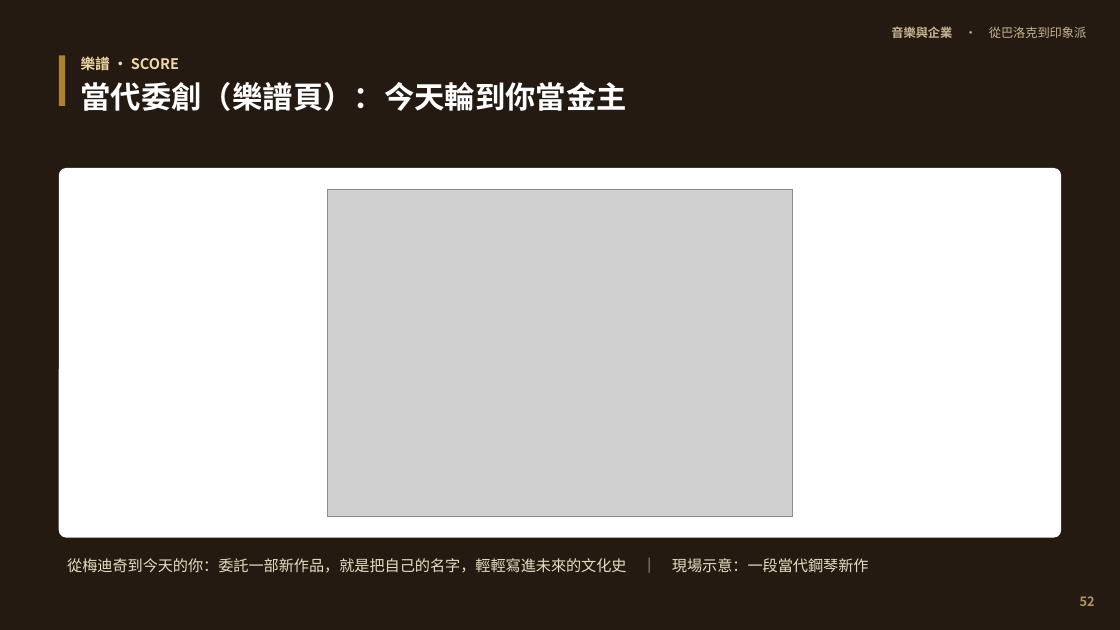
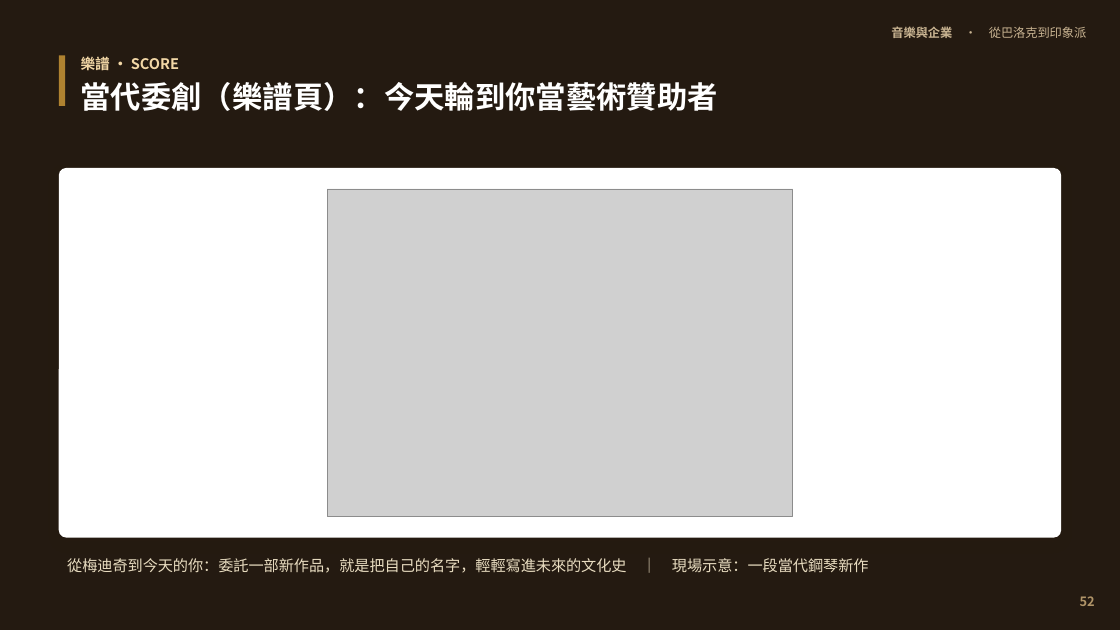
Before and after one commit to kblab2024/music-business-lecture, a slide deck: slide 52 of docs/downloads/音樂與企業-投影片.pptx. Drawn at 1120x630 pixels with LibreOffice and Linux fonts; fonts in the diff are those of the drawing; grey boxes stand for pictures. Boxes give left, top, right and bottom in pixels: in the first picture for what was removed or moved away, otherwise in the second. Text is boxed around its words. In the diff, an @@ line names an element or a change of style, - is before the commit and + after.

```diff
--- a/docs/downloads/音樂與企業-投影片.pptx
+++ b/docs/downloads/音樂與企業-投影片.pptx
@@ text at (81,82,718,111): text changed @@
-當代委創（樂譜頁）：今天輪到你當金主
+當代委創（樂譜頁）：今天輪到你當藝術贊助者
```
Also in this commit, not shown: 13 other slides changed, 7 other files.
